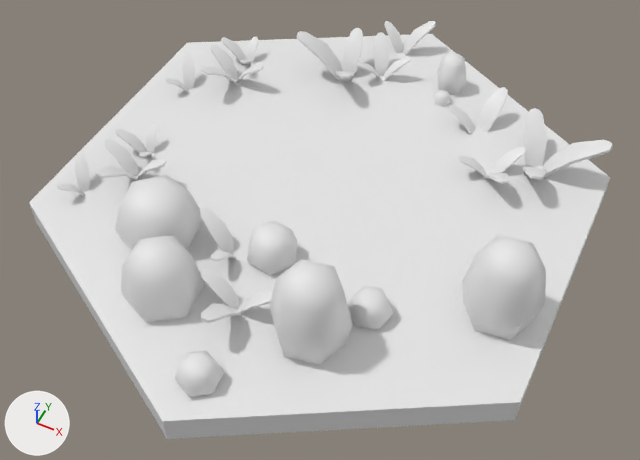
Before and after pictures for a commit that changed the FBX model Assets/Art/Game/Fbx/Summer_grass.fbx.
One viewpoint serves both versions: a 50 mm lens placed at (0.945, -1.918, 2.283), pointed at (0.073, -0.172, 0.101). Lighting does not change. The marker at lower left points along +X, +Y and +Z. Materials are left out; every surface is plain grey. Where no turn or scale is listed for an object, it has been applied to the vertices.

The older version as bpy lines, for what is in view:
```python
me_summer_grass = bpy.data.meshes.new('Summer_grass')
me_summer_grass.from_pydata(...)  # 1482 vertices, 1386 faces; spans x -0.87..0.87, y -1.0..1.0, z 0.0..0.39
# faces by material slot: [10, 1140, 210, 26]
me_summer_grass.materials.append(mat_env_tex_001)
me_summer_grass.materials.append(mat_hex_material_primary_067)
me_summer_grass.materials.append(mat_hex_material_secondary_038)
me_summer_grass.materials.append(mat_hex_material_tertiary_011)
ob_summer_grass = bpy.data.objects.new('Summer_grass', me_summer_grass)
ob_summer_grass.location = (0.0, 0.0, 0.0)
```
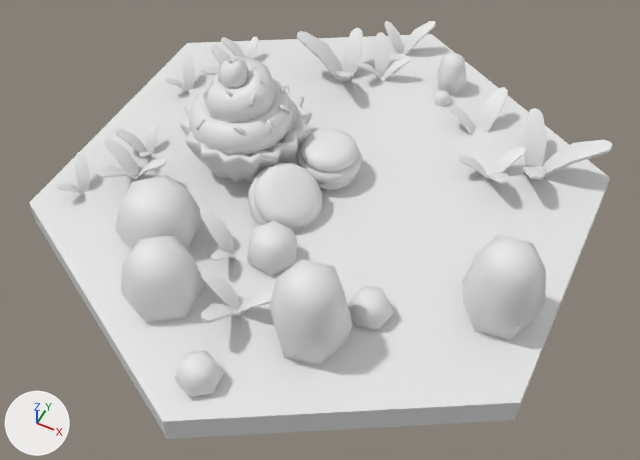
Pixel boxes (x1, y1, x2, y2) of what changed, in the pictures (640 x 460 px):
part 1 of me_summer_grass, added: after (180, 56, 362, 231)

The change in detail:
me_summer_grass is used by ob_summer_grass; location (0.0, 0.0, 0.0).
me_summer_grass had 1482 vertices, 1386 faces and spanned x -0.87..0.87, y -1.0..1.0, z 0.0..0.39.
me_summer_grass now has 3322 vertices, 3063 faces and spans x -0.87..0.87, y -1.0..1.0, z 0.0..0.54.
me_summer_grass part 1: 1840 vertices added at x -0.54..0.09, y -0.25..0.26, z 0.02..0.54.
